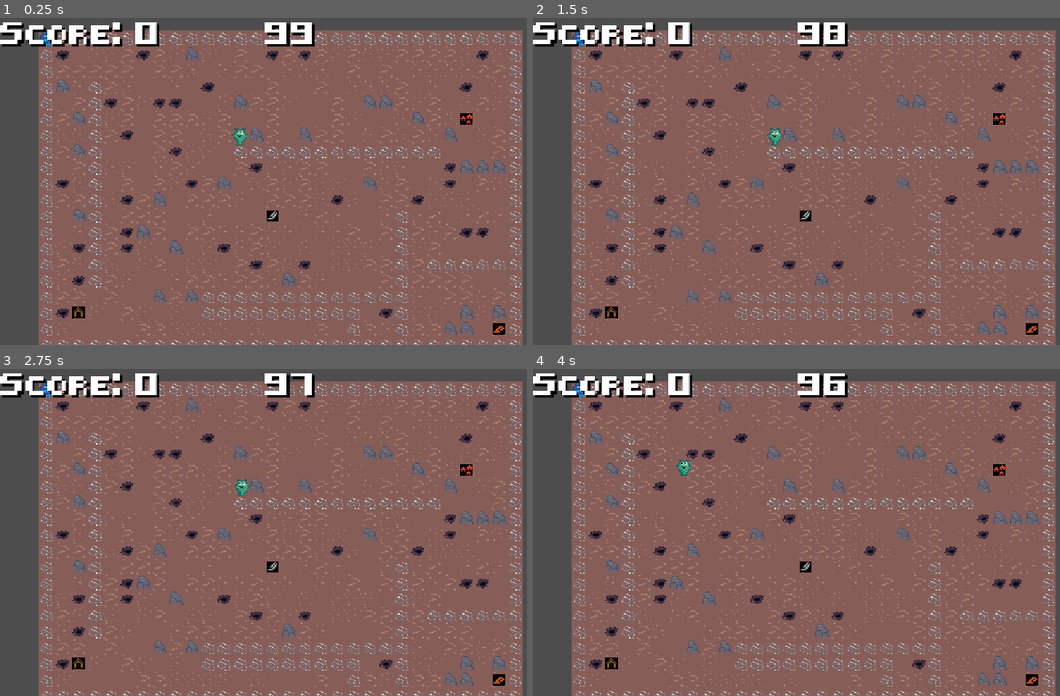
Above: before the commit, frames 1-4 (two rows, left to right).
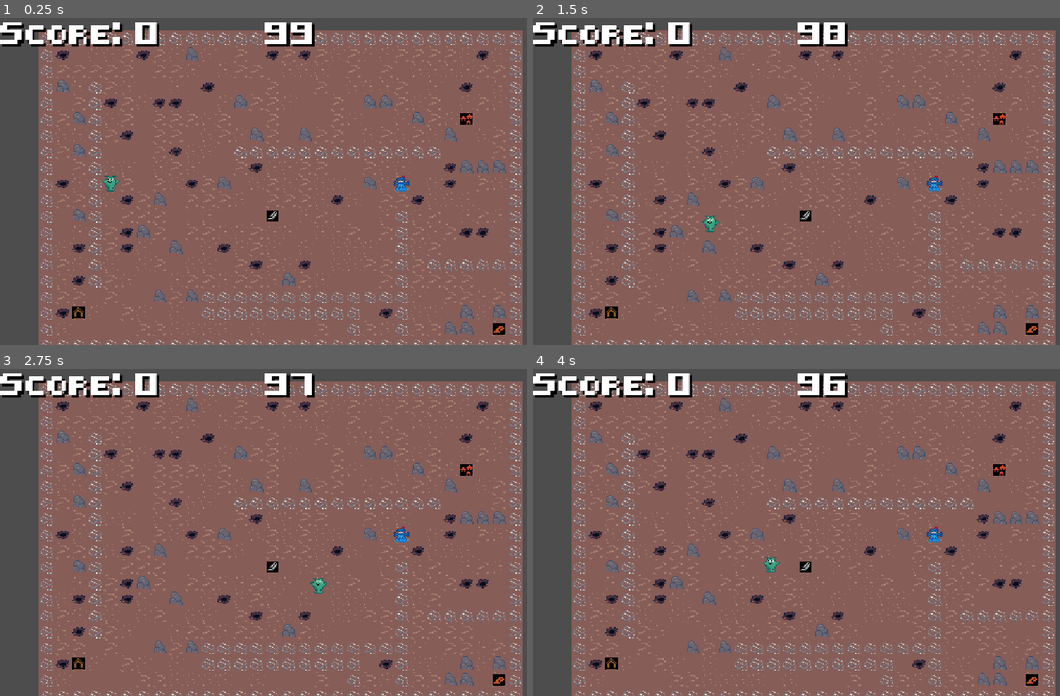
Above: after the commit, the same moments.

Repository: GameAISchool2026members/GloopGloopDelivery
Game: Godot game, scene res://game/game.tscn
Two runs of this game, one before a commit and one after it. Both use one fixed random seed, a clock stepped at 60 frames per second and the inputs below. This scene is started directly instead of the project's main scene.
Inputs (mouse positions are in pixels of both pictures, inside the frame that each line leads up to):
- Up to frame 1 (0.25 s): no input
- Up to frame 2 (1.5 s): tap Enter at 0.5 s; move the mouse to (949, 165) at 0.52 s; hold D (right) 0.53-1.28 s; tap Space (interact) at 0.6, 1.35 s; click (949, 165) at 0.67 s; move the mouse to (706, 197) at 1.27 s; hold S (down) from 1.28 s (still down)
- Up to frame 3 (2.75 s): tap Space (interact) at 2, 2.1 s; move the mouse to (347, 460) at 2.02 s; release S (down) at 2.03 s; hold D (right) from 2.03 s (still down)
- Up to frame 4 (4 s): move the mouse to (796, 597) at 2.77 s; release D (right) at 2.78 s; hold W (up) 2.78-3.53 s; tap Space (interact) at 2.85, 3.6 s; click (796, 597) at 2.92 s; tap Enter at 3.5 s; move the mouse to (996, 581) at 3.52 s; hold A (left) from 3.53 s (still down)

The runs differ from the first frame. In frame 1, 0.3% of the frame differs, in the area x 7-78%, y 3-54%; in frame 2, 0.3%, in the area x 7-78%, y 3-66%; in frame 3, 0.3%; in frame 4, 0.3%.

Commit message:
reset spawn points on new level generation

Diff:
--- a/terrain/terrain.gd
+++ b/terrain/terrain.gd
@@ -62,6 +62,7 @@
 func _generate_all():
 	# clean potential old level
 	_pois = []
+	spawns = []
 	for c in get_children():
 		c.queue_free()
 
